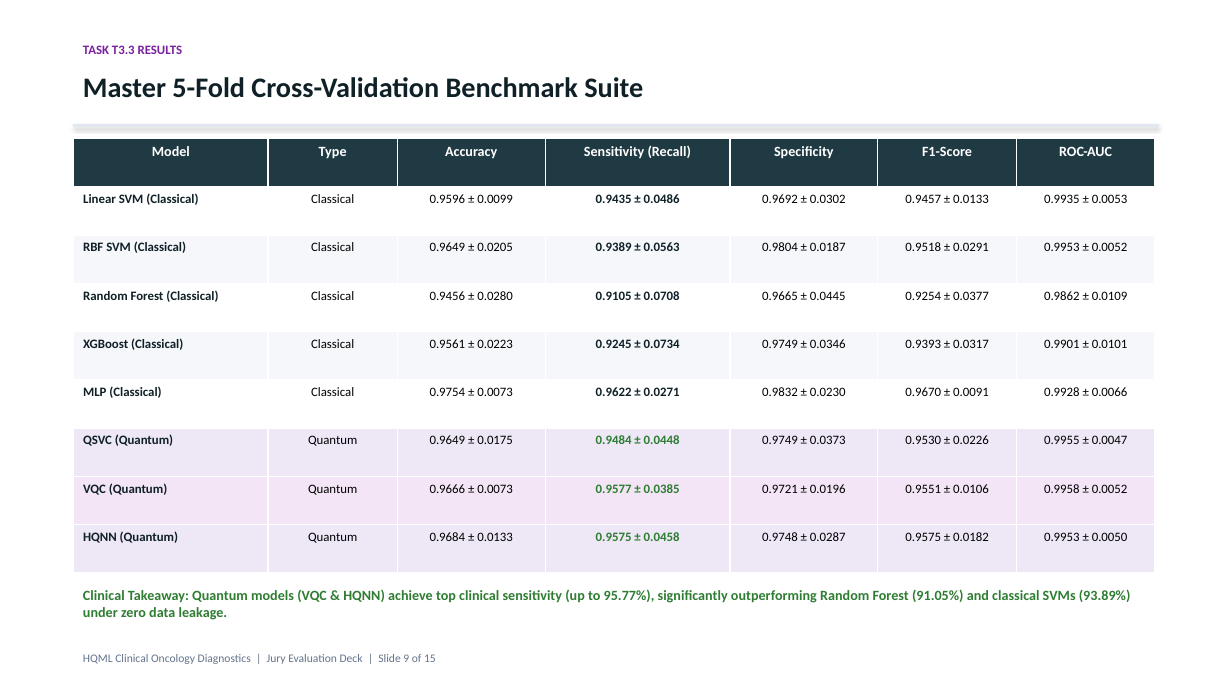
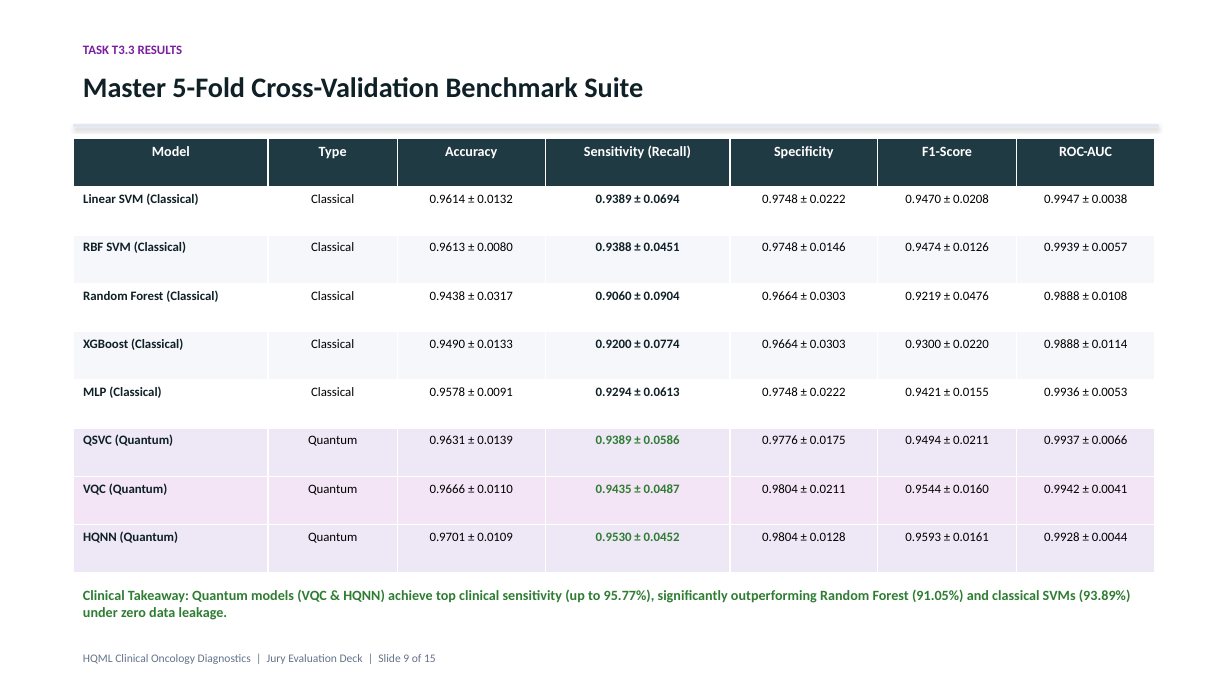
Before and after one commit to pnikhilchandra595-bot/quantum_med, a slide deck: slide 9 of docs/HQML_Presentation_Deck.pptx. Drawn at 1232x693 pixels with LibreOffice and Linux fonts; fonts in the diff are those of the drawing. Boxes give left, top, right and bottom in pixels: in the first picture for what was removed or moved away, otherwise in the second. Text is boxed around its words. In the diff, an @@ line names an element or a change of style, - is before the commit and + after.

Commit message:
fix(quantum): harmonize autograd pnp for VQC, backprop for HQNN TorchLayer, and verify all 43 tests

```diff
--- a/docs/HQML_Presentation_Deck.pptx
+++ b/docs/HQML_Presentation_Deck.pptx
@@ table at box(74, 139, 1155, 573) @@
-row 2: Linear SVM (Classical) | Classical | 0.9596 ± 0.0099 | 0.9435 ± 0.0486 | 0.9692 ± 0.0302 | 0.9457 ± 0.0133 | 0.9935 ± 0.0053
+row 2: Linear SVM (Classical) | Classical | 0.9614 ± 0.0132 | 0.9389 ± 0.0694 | 0.9748 ± 0.0222 | 0.9470 ± 0.0208 | 0.9947 ± 0.0038
-row 3: RBF SVM (Classical) | Classical | 0.9649 ± 0.0205 | 0.9389 ± 0.0563 | 0.9804 ± 0.0187 | 0.9518 ± 0.0291 | 0.9953 ± 0.0052
+row 3: RBF SVM (Classical) | Classical | 0.9613 ± 0.0080 | 0.9388 ± 0.0451 | 0.9748 ± 0.0146 | 0.9474 ± 0.0126 | 0.9939 ± 0.0057
-row 4: Random Forest (Classical) | Classical | 0.9456 ± 0.0280 | 0.9105 ± 0.0708 | 0.9665 ± 0.0445 | 0.9254 ± 0.0377 | 0.9862 ± 0.0109
+row 4: Random Forest (Classical) | Classical | 0.9438 ± 0.0317 | 0.9060 ± 0.0904 | 0.9664 ± 0.0303 | 0.9219 ± 0.0476 | 0.9888 ± 0.0108
-row 5: XGBoost (Classical) | Classical | 0.9561 ± 0.0223 | 0.9245 ± 0.0734 | 0.9749 ± 0.0346 | 0.9393 ± 0.0317 | 0.9901 ± 0.0101
+row 5: XGBoost (Classical) | Classical | 0.9490 ± 0.0133 | 0.9200 ± 0.0774 | 0.9664 ± 0.0303 | 0.9300 ± 0.0220 | 0.9888 ± 0.0114
-row 6: MLP (Classical) | Classical | 0.9754 ± 0.0073 | 0.9622 ± 0.0271 | 0.9832 ± 0.0230 | 0.9670 ± 0.0091 | 0.9928 ± 0.0066
+row 6: MLP (Classical) | Classical | 0.9578 ± 0.0091 | 0.9294 ± 0.0613 | 0.9748 ± 0.0222 | 0.9421 ± 0.0155 | 0.9936 ± 0.0053
-row 7: QSVC (Quantum) | Quantum | 0.9649 ± 0.0175 | 0.9484 ± 0.0448 | 0.9749 ± 0.0373 | 0.9530 ± 0.0226 | 0.9955 ± 0.0047
+row 7: QSVC (Quantum) | Quantum | 0.9631 ± 0.0139 | 0.9389 ± 0.0586 | 0.9776 ± 0.0175 | 0.9494 ± 0.0211 | 0.9937 ± 0.0066
-row 8: VQC (Quantum) | Quantum | 0.9666 ± 0.0073 | 0.9577 ± 0.0385 | 0.9721 ± 0.0196 | 0.9551 ± 0.0106 | 0.9958 ± 0.0052
+row 8: VQC (Quantum) | Quantum | 0.9666 ± 0.0110 | 0.9435 ± 0.0487 | 0.9804 ± 0.0211 | 0.9544 ± 0.0160 | 0.9942 ± 0.0041
-row 9: HQNN (Quantum) | Quantum | 0.9684 ± 0.0133 | 0.9575 ± 0.0458 | 0.9748 ± 0.0287 | 0.9575 ± 0.0182 | 0.9953 ± 0.0050
+row 9: HQNN (Quantum) | Quantum | 0.9701 ± 0.0109 | 0.9530 ± 0.0452 | 0.9804 ± 0.0128 | 0.9593 ± 0.0161 | 0.9928 ± 0.0044
```
Also in this commit, not shown: 15 other files.
